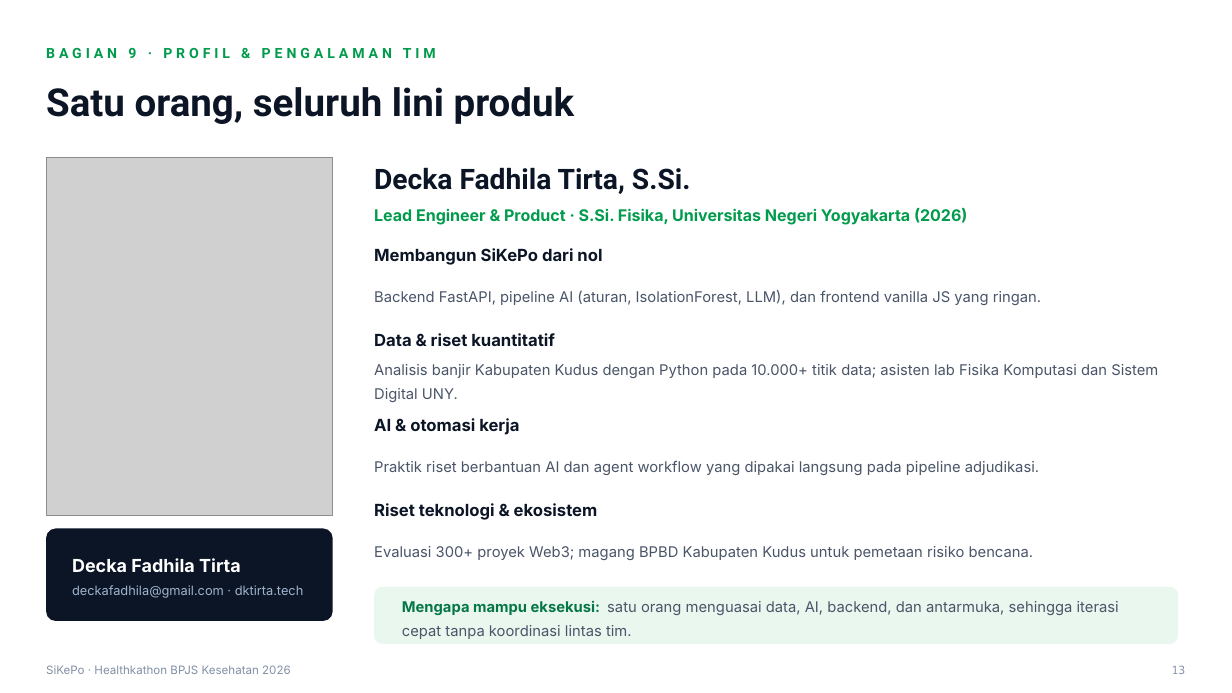
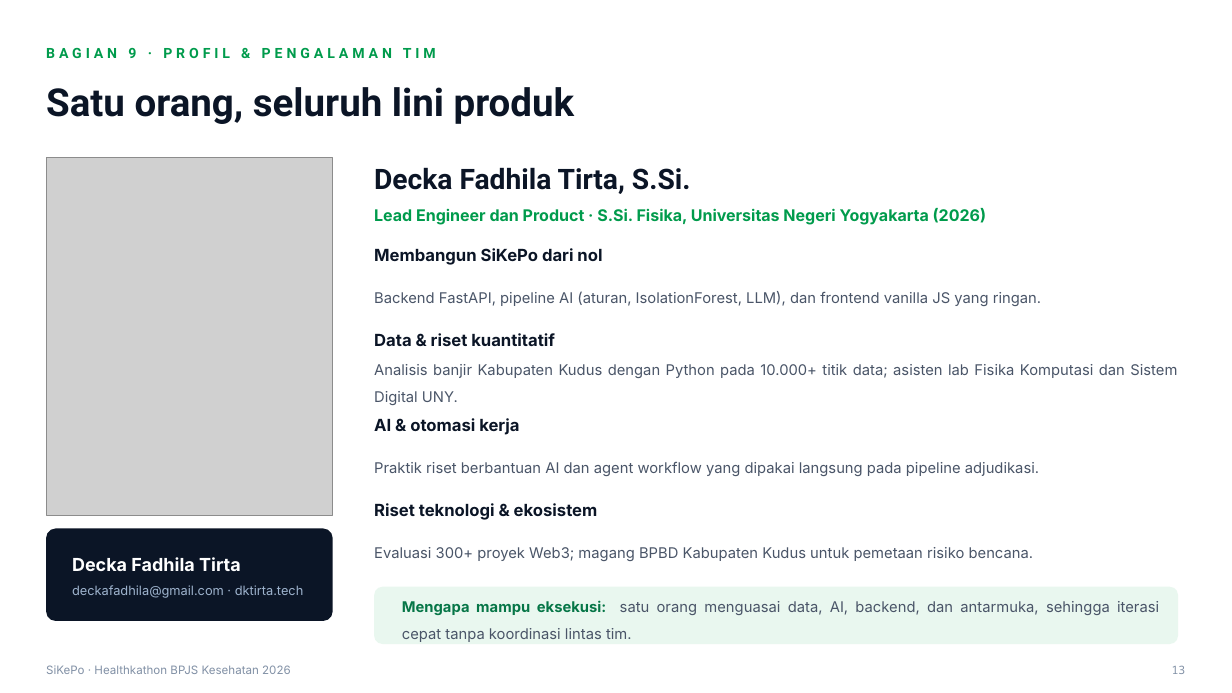
Before and after one commit to dkfadhila/sikepo, a slide deck: slide 13 of proposal/Proposal_SiKePo_Healthkathon2026.pptx. Drawn at 1232x693 pixels with LibreOffice and Linux fonts; fonts in the diff are those of the drawing; grey boxes stand for pictures. Boxes give left, top, right and bottom in pixels: in the first picture for what was removed or moved away, otherwise in the second. Text is boxed around its words. In the diff, an @@ line names an element or a change of style, - is before the commit and + after.

```diff
--- a/proposal/Proposal_SiKePo_Healthkathon2026.pptx
+++ b/proposal/Proposal_SiKePo_Healthkathon2026.pptx
@@ text at bbox=[374, 208, 986, 225]: text changed @@
-Lead Engineer & Product · S.Si. Fisika, Universitas Negeri Yogyakarta (2026)
+Lead Engineer dan Product · S.Si. Fisika, Universitas Negeri Yogyakarta (2026)
@@ text "Analisis banjir Kabupaten Kudus dengan ..." at bbox=[374, 364, 1177, 405]: alignment left to justified; line spacing 1.38 to 1.5 @@
@@ text "Mengapa mampu eksekusi: satu orang ..." at bbox=[402, 600, 1159, 642]: alignment left to justified; line spacing 1.38 to 1.5 @@
```
Also in this commit, not shown: 13 other slides changed, 2 other files.
